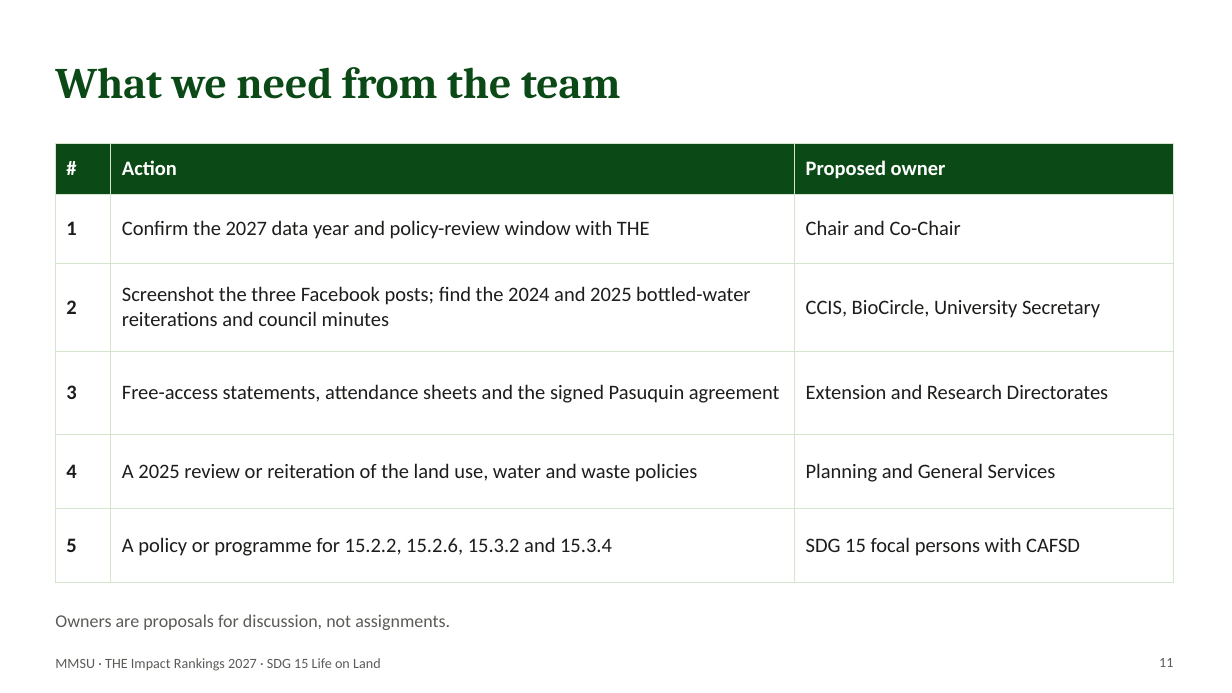
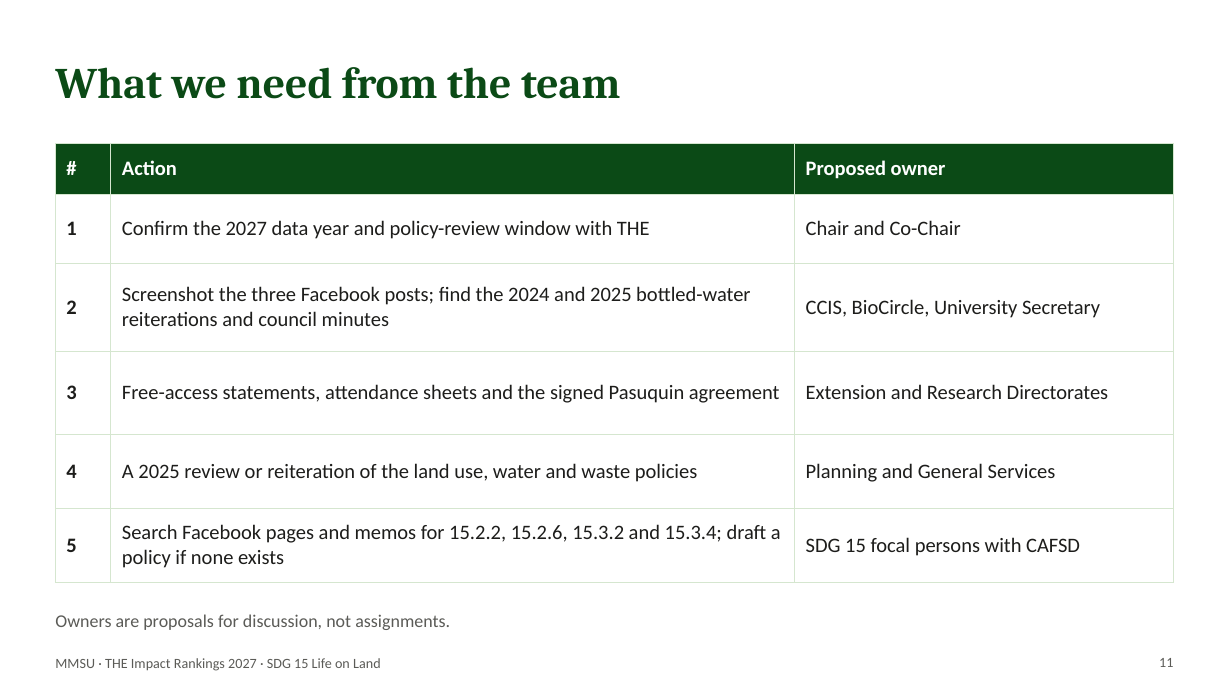
Before and after one commit to BhinoSTV/MMSUGreenDashboard, a slide deck: slide 11 of submission/sdg15/team-update/SDG15_Team_Update_2026-10-30.pptx. Drawn at 1232x693 pixels with LibreOffice and Linux fonts; fonts in the diff are those of the drawing. Boxes give left, top, right and bottom in pixels: in the first picture for what was removed or moved away, otherwise in the second. Text is boxed around its words. In the diff, an @@ line names an element or a change of style, - is before the commit and + after.

```diff
--- a/submission/sdg15/team-update/SDG15_Team_Update_2026-10-30.pptx
+++ b/submission/sdg15/team-update/SDG15_Team_Update_2026-10-30.pptx
@@ table at (x1=55, y1=143, x2=1174, y2=572) @@
-row 6, column 2: A policy or programme for 15.2.2, 15.2.6, 15.3.2 and 15.3.4
+row 6, column 2: Search Facebook pages and memos for 15.2.2, 15.2.6, 15.3.2 and 15.3.4; draft a policy if none exists
```
Also in this commit, not shown: 3 other slides changed, 21 other files.
